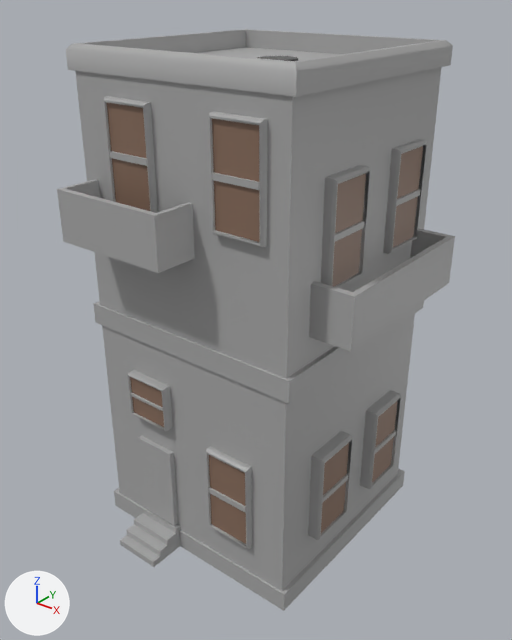
Two versions of the FBX model SeniorProject2025/Assets/BetaBuildings/SmallApartment.fbx, one commit apart.
The view is the same before and after, from a 50 mm camera at (0.539, -0.594, 0.758) aimed at (-0.002, 0.082, 0.339). The lights are fixed; the arrows at lower left show +X, +Y and +Z. Where no turn or scale is listed for an object, it has been applied to the vertices.
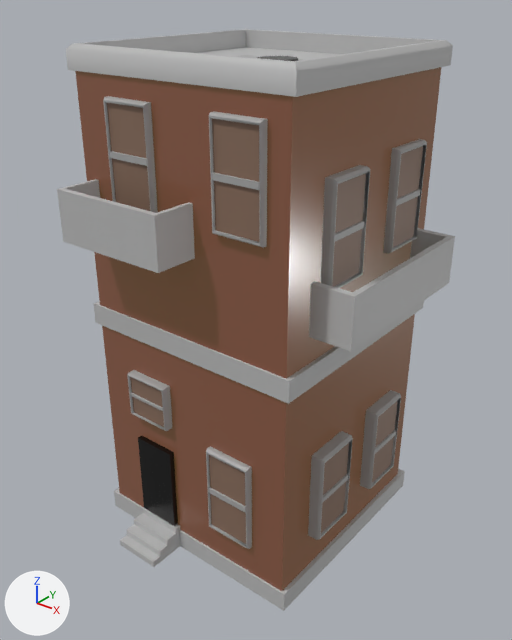
Changed parts and their boxes (x1, y1, x2, y2) in the pictures (512 x 640 px):
'pCube215', recoloured (grey to brown): (75, 67, 441, 591) in both
'pCube267', recoloured (grey to black): (138, 436, 178, 526) in both

What the commit changed:
Material 'standardSurface10' (mat_standardsurface10) is new.
Its base color is (0.193, 0.0568, 0.0568) (brown #7a4343).
Its roughness is 0.2.
Its emission color is (0.312, 0.213, 0.0306) (yellow #987f31).
Its emission strength is 0.14.
me_mesh_022 has 8 vertices, 6 faces and spans x -0.0316..0.0316, y -0.0078..0.0078, z -0.0627..0.0627.
me_mesh_022 no longer uses material mat_standardsurface1 (grey #aaaaaa).
me_mesh_022 now uses material mat_standardsurface3 (black #000000).
me_mesh_007 has 8 vertices, 5 faces and spans x -0.157..0.157, y -0.156..0.156, z -0.004..0.651.
me_mesh_007 no longer uses material mat_standardsurface1 (grey #aaaaaa).
me_mesh_007 now uses material mat_standardsurface10 (brown #7a4343).
